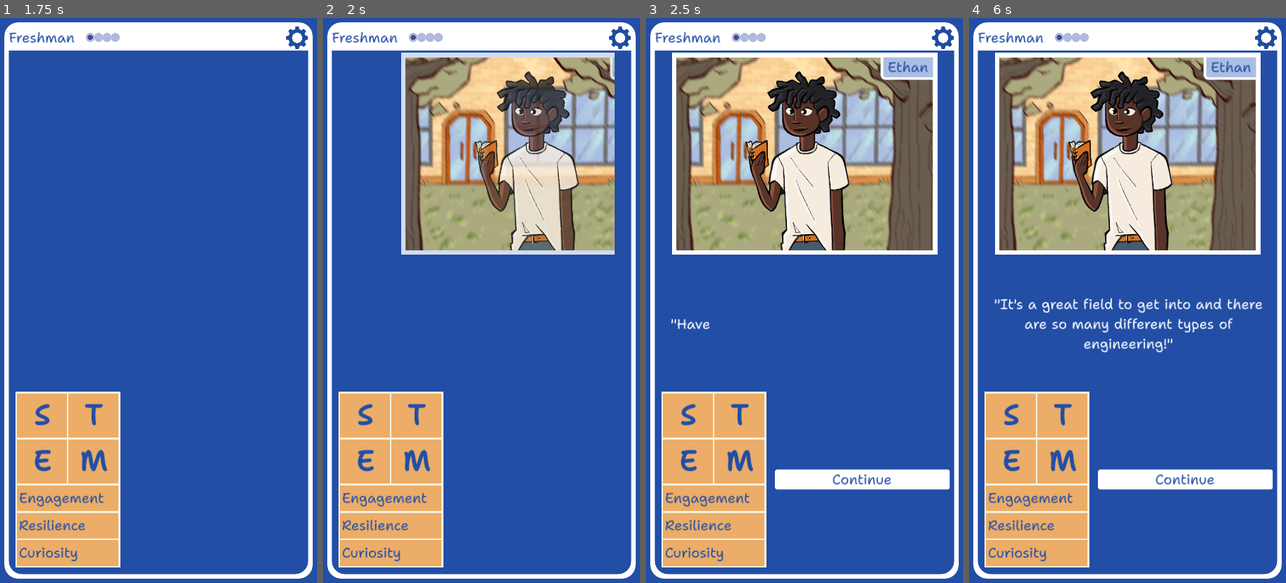
Above: before the commit, frames 1-4 (left to right).
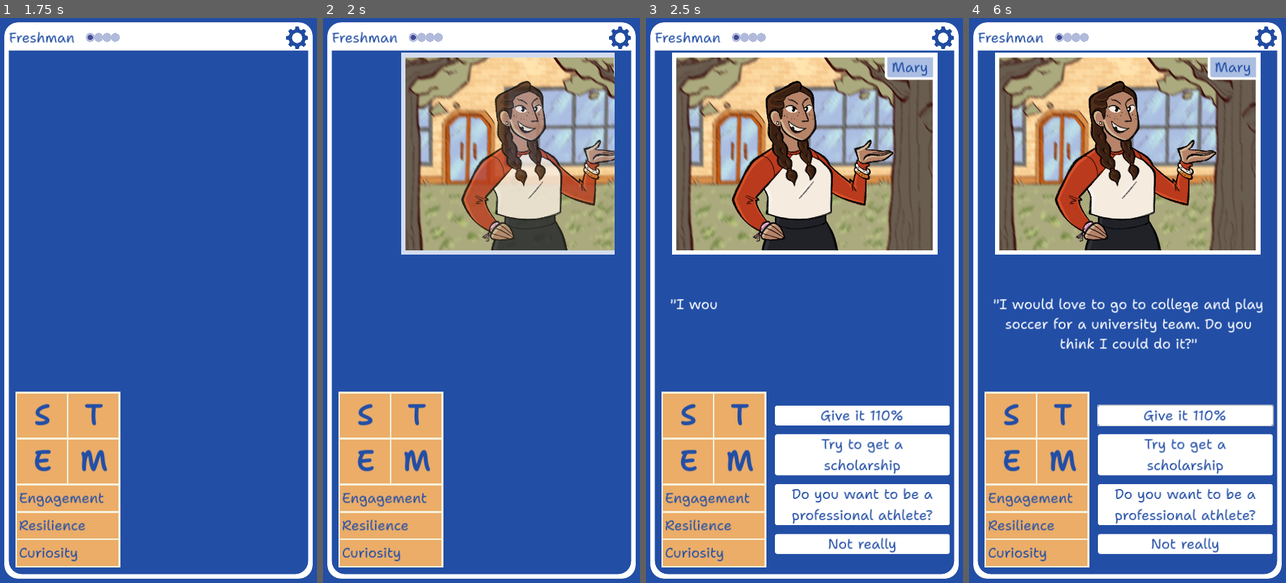
Above: after the commit, the same moments.

Repository: stem-career-paths/game
Game: Godot game, scene res://ui/screen.tscn
Same seed, same stepped clock (60 frames per second), same inputs: the game is played once before the commit and once after it.
Inputs (mouse positions are in pixels of both pictures, inside the frame that each line leads up to):
- Up to frame 1 (1.75 s): click (158, 486) at 0.52 s; click (215, 481) at 1.25 s
- Up to frame 2 (2 s): no input
- Up to frame 3 (2.5 s): tap Enter at 2 s; drag from (804, 323) to (836, 176) at 2.02 s
- Up to frame 4 (6 s): click (1184, 481) at 2.77 s; click (1266, 40) at 3.5 s; tap Space at 4.25, 5.75 s; drag from (1064, 328) to (1111, 413) at 4.27 s; tap Enter at 5 s; move the mouse to (1159, 176) at 5.02 s; tap Ctrl at 5.1 s; click (1159, 176) at 5.17 s; drag from (1111, 413) to (1032, 215) at 5.77 s

Frame 1 is identical in both runs. In frame 2, 7.3% of the frame differs, in the area x 43-92%, y 7-42%; in frame 3, 19%; in frame 4, 22%, in the area x 7-97%, y 6-95%.

Commit message:
Add an AP physics epic story

Diff:
--- a/project/end/epilogue_text_generator.gd
+++ b/project/end/epilogue_text_generator.gd
@@ -73,6 +73,14 @@
 		return [
 			_p("After graduation you continue to stay involved with your local scout group by volunteering when possible. You often decide spend your free time doing scouty things, like fishing, hiking, and memorizing obscure nature trivia.")
 		]
+	if epilogue.character.has_tag(Tags.Tag.SUCCEEDED_AP_EXAM):
+		return [
+			_p("Thanks to your AP physics class, you got some credits in early for college, meaning you had to take less classes that were for general education. It made your schedule lighter and let you have some more free time!")
+		]
+	if epilogue.character.has_tag(Tags.Tag.FAILED_AP_EXAM):
+		return [
+			_p("Unfortunately, you didn't pass the AP Physics exam, and didn't earn college credit. However, that meant you got to interact with more students outside of your major, and broaden your world view!")
+		]
 	return []
 
 
--- /dev/null
+++ b/project/story/ap_physics/class/class.gd
@@ -0,0 +1,41 @@
+extends SimpleStory
+
+var text := [
+	'"Good morning everyone! Welcome to AP Physics! Let\'s get started right away!"',
+	'"We have a lot to cover. We\'ll be talking about movement, force, electricity, and waves."'
+]
+
+var npc_name := "Ms. Finch"
+
+var location := "classroom"
+
+var options := {
+	"Movement?": {
+		"text": '"Yes! We\'re all familiar with speed- in physics we call it [i]velocity[/i] because it may be in different directions. Up, down, left, right, forward, backward, and even rotating!"',
+		"effects": {
+			"mathematics": +1
+		}
+	},
+	"Force?": {
+		"text": '"[i]Force[/i] is how objects move and interact with each other. Have you ever wondered why you stop when you hit a wall instead of going through? That\'s force!"',
+		"effects": {
+			"engineering": +1
+		}
+	},
+	"Electricity?": {
+		"text": '"Some objects have different resistences and properties when in contact with [i]electricity[/i]! Metal has a low resistence to electricty, which is why our machines are made of metal!"',
+		"effects": {
+			"technology": +1
+		}
+	},
+	"Waves?": {
+		"text": '"Many things you can\'t see exist as [i]waves[/i], like sound and light! In physics we can find the ups and downs of these waves and how fast they are!"',
+		"effects": {
+			"science": +1
+		}
+	}
+}
+
+
+func on_option_selected(_option, world : World) -> void:
+	world.add_stories("res://story/ap_physics/exam/")
--- /dev/null
+++ b/project/story/ap_physics/exam/exam.gd
@@ -0,0 +1,41 @@
+extends SimpleStory
+
+const _MATHEMATICS_ENGINEERING_OPTION := "Movement and Force"
+const _SCIENCE_TECHNOLOGY_OPTION := "Electricity and Waves"
+
+var text := "Today is the day of the AP physics exam. If you pass, you'll get some college credit. \n Which sections do you try your best on?"
+
+var npc_name := "Ms. Finch"
+
+var location := "classroom"
+
+var options := {
+	_MATHEMATICS_ENGINEERING_OPTION: {
+		"text": "Velocity affects force... Aha! You've got it!",
+		"effects": {
+			"mathematics": +1,
+			"engineering": +1
+		}
+	},
+	_SCIENCE_TECHNOLOGY_OPTION: {
+		"text": "The properties and resistances of an object affect how waves travel through it... Aha! You've got it!",
+		"effects": {
+			"science": +1,
+			"technology": +1
+		}
+	}
+}
+
+
+func on_option_selected(option: String, world : World) -> void:
+	var combo_value := 0
+	match option:
+		_MATHEMATICS_ENGINEERING_OPTION:
+			combo_value = world.character.engineering.value + world.character.mathematics.value
+		_SCIENCE_TECHNOLOGY_OPTION:
+			combo_value = world.character.science.value + world.character.technology.value
+
+	if combo_value > 2:
+		world.character.add_tag(Tags.Tag.SUCCEEDED_AP_EXAM)
+	else:
+		world.character.add_tag(Tags.Tag.FAILED_AP_EXAM)
--- /dev/null
+++ b/project/story/starting_stories/planning_schedule.gd
@@ -0,0 +1,36 @@
+extends SimpleStory
+
+const _AP_PHYSICS := "AP Physics"
+const _AP_DIR := "res://story/ap_physics/class/"
+
+var text := '"I just reviewed my four year plan, and I\'m taking AP history! What classes are you planning on taking??"'
+
+var npc_name := "Mary"
+
+var options := {
+	"What's AP?": {
+		"text": '"I think it stands for Advanced Placement. It\'s a kind of class that teaches college-level stuff, [b]and[/b] you get college credit from it too!"',
+		"effects": {
+			"curiosity": +1
+		}
+	},
+	"English": {
+		"text": '"Do you know who your teacher is? I\'ve heard lots of good things about Mr. Smith."'
+	},
+	_AP_PHYSICS: {
+		"text": '"Oh I heard Ms. Finch teaches that! I hope you have fun!"',
+		"effects": {
+			"mathematics": +1
+		}
+	},
+	"Algebra": {
+		"text": '"Oh, cool! Math isn\'t my strong suit. I\'m kinda dreading taking that class."',
+		"effects": {
+			"mathematics": +1
+		}
+	}
+}
+
+func on_option_selected(option: String, world : World) -> void:
+	if option == _AP_PHYSICS:
+			world.add_stories(_AP_DIR)
--- a/project/world/tags.gd
+++ b/project/world/tags.gd
@@ -3,5 +3,7 @@
 enum Tag {
 	JOINED_ROBOTICS_TEAM,
 	MEAN_TO_OTHERS,
-	JOINED_SCOUTS
+	JOINED_SCOUTS,
+	SUCCEEDED_AP_EXAM,
+	FAILED_AP_EXAM
 }
